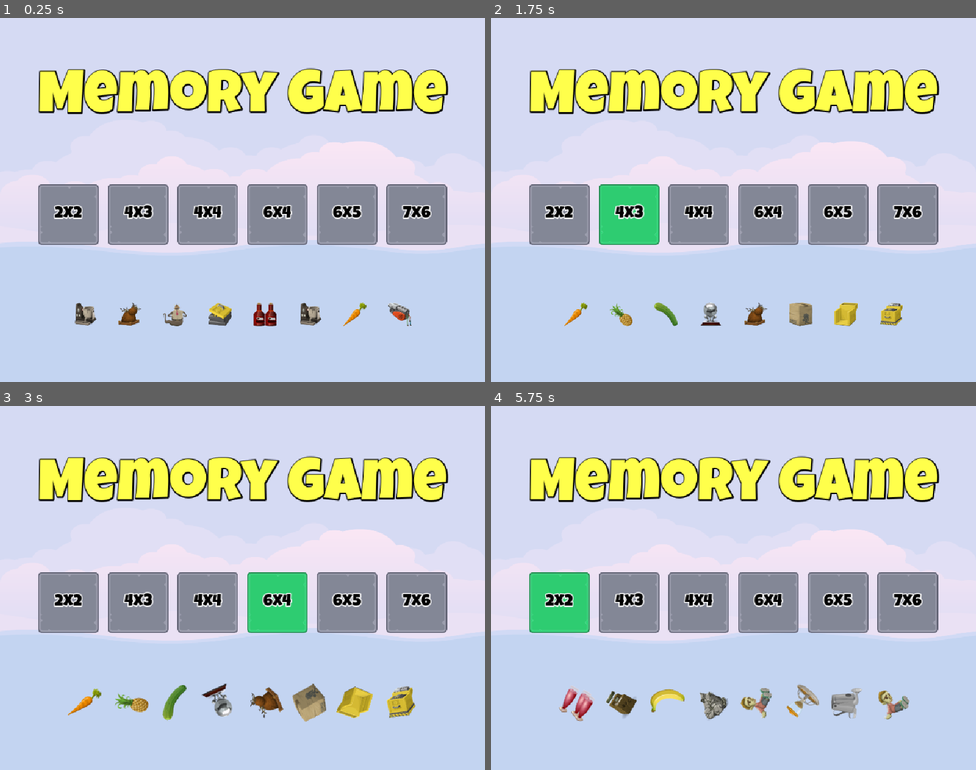
Above: before the commit, frames 1-4 (two rows, left to right).
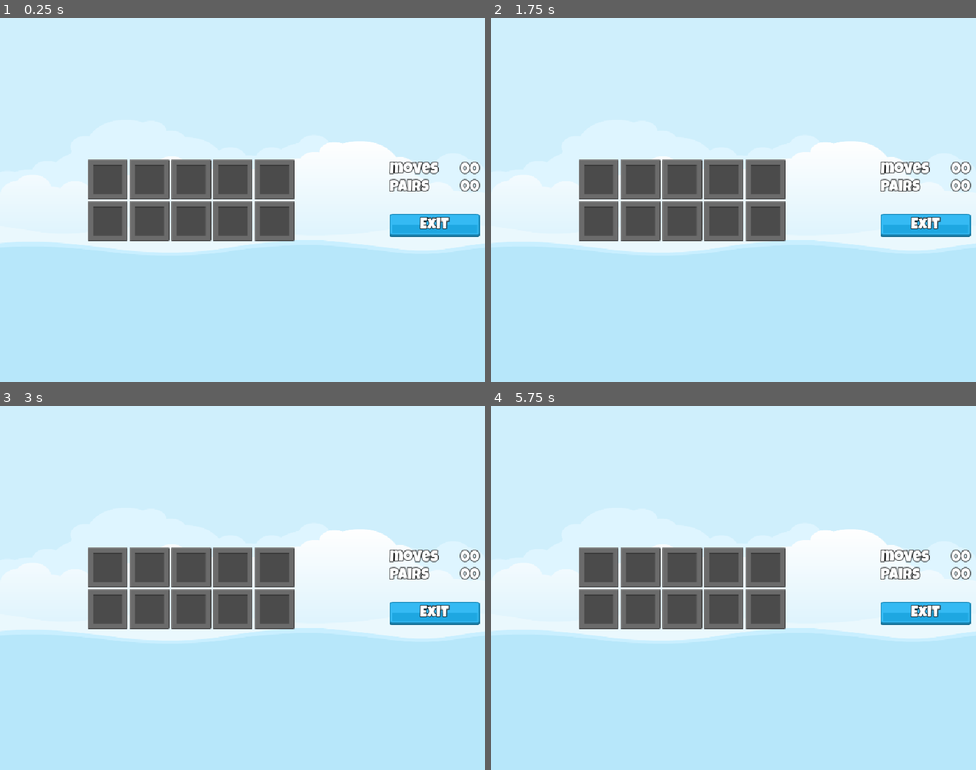
Above: after the commit, the same moments.

Repository: Hombolygo/Memory
Game: Godot game, scene res://Scenes/Master/Master.tscn
The game is run twice, just before and just after one commit, with the same random seed, the same clock (stepped at 60 frames per second) and the same inputs.
Inputs (mouse positions are in pixels of both pictures, inside the frame that each line leads up to):
- Up to frame 1 (0.25 s): no input
- Up to frame 2 (1.75 s): click (558, 214) at 0.5 s, where only the run before the commit has a clickable "2x2"; click (626, 214) at 1.25 s, where only the run before the commit has a clickable "4x3"
- Up to frame 3 (3 s): click (208, 602) at 2 s, where only the run before the commit has a clickable "4x4"; click (276, 602) at 2.75 s, where only the run before the commit has a clickable "6x4"
- Up to frame 4 (5.75 s): click (835, 602) at 3.5 s, where only the run before the commit has a clickable "6x5"; click (908, 602) at 4.25 s, where only the run before the commit has a clickable "7x6"; click (558, 602) at 5 s, where only the run before the commit has a clickable "2x2"

The runs differ from the first frame. In frame 1, 27% of the frame differs, in the area x 7-100%, y 13-85%; in frame 2, 27%; in frame 3, 28%, in the area x 7-100%, y 13-87%; in frame 4, 27%.

Commit message:
added game scene, layout without script

Diff:
--- /dev/null
+++ b/Resources/white_32_labelsettings.tres
@@ -0,0 +1,9 @@
+[gd_resource type="LabelSettings" load_steps=2 format=3 uid="uid://ymqj6qkn4heq"]
+
+[ext_resource type="FontFile" uid="uid://bskirw06ex4ke" path="res://assets/fonts/LuckiestGuy-Regular.ttf" id="1_1biar"]
+
+[resource]
+font = ExtResource("1_1biar")
+font_size = 32
+outline_size = 5
+outline_color = Color(0, 0, 0, 1)
--- /dev/null
+++ b/Scenes/Game/Game.tscn
@@ -0,0 +1,135 @@
+[gd_scene load_steps=5 format=3 uid="uid://ce83a11mhh7r"]
+
+[ext_resource type="Texture2D" uid="uid://dw3w0yx58ef67" path="res://assets/frames/hidden_frame_blank.png" id="1_gwu2e"]
+[ext_resource type="LabelSettings" uid="uid://ymqj6qkn4heq" path="res://Resources/white_32_labelsettings.tres" id="2_ln2h6"]
+[ext_resource type="Texture2D" uid="uid://bwngsqm6sduag" path="res://assets/ui/blue_button00.png" id="2_xbxml"]
+[ext_resource type="Texture2D" uid="uid://ywtwa3nwt5p3" path="res://assets/ui/green_button00.png" id="4_y3kpf"]
+
+[node name="Game" type="Control"]
+layout_mode = 3
+anchors_preset = 15
+anchor_right = 1.0
+anchor_bottom = 1.0
+grow_horizontal = 2
+grow_vertical = 2
+
+[node name="HBoxContainer2" type="HBoxContainer" parent="."]
+layout_mode = 1
+anchors_preset = 15
+anchor_right = 1.0
+anchor_bottom = 1.0
+grow_horizontal = 2
+grow_vertical = 2
+
+[node name="GridContainer" type="GridContainer" parent="HBoxContainer2"]
+layout_mode = 2
+size_flags_horizontal = 6
+size_flags_vertical = 4
+columns = 5
+
+[node name="TextureRect" type="TextureRect" parent="HBoxContainer2/GridContainer"]
+layout_mode = 2
+texture = ExtResource("1_gwu2e")
+
+[node name="TextureRect8" type="TextureRect" parent="HBoxContainer2/GridContainer"]
+layout_mode = 2
+texture = ExtResource("1_gwu2e")
+
+[node name="TextureRect9" type="TextureRect" parent="HBoxContainer2/GridContainer"]
+layout_mode = 2
+texture = ExtResource("1_gwu2e")
+
+[node name="TextureRect10" type="TextureRect" parent="HBoxContainer2/GridContainer"]
+layout_mode = 2
+texture = ExtResource("1_gwu2e")
+
+[node name="TextureRect2" type="TextureRect" parent="HBoxContainer2/GridContainer"]
+layout_mode = 2
+texture = ExtResource("1_gwu2e")
+
+[node name="TextureRect3" type="TextureRect" parent="HBoxContainer2/GridContainer"]
+layout_mode = 2
+texture = ExtResource("1_gwu2e")
+
+[node name="TextureRect4" type="TextureRect" parent="HBoxContainer2/GridContainer"]
+layout_mode = 2
+texture = ExtResource("1_gwu2e")
+
+[node name="TextureRect5" type="TextureRect" parent="HBoxContainer2/GridContainer"]
+layout_mode = 2
+texture = ExtResource("1_gwu2e")
+
+[node name="TextureRect6" type="TextureRect" parent="HBoxContainer2/GridContainer"]
+layout_mode = 2
+texture = ExtResource("1_gwu2e")
+
+[node name="TextureRect7" type="TextureRect" parent="HBoxContainer2/GridContainer"]
+layout_mode = 2
+texture = ExtResource("1_gwu2e")
+
+[node name="MarginContainer" type="MarginContainer" parent="HBoxContainer2"]
+custom_minimum_size = Vector2(200, 0)
+layout_mode = 2
+theme_override_constants/margin_left = 12
+theme_override_constants/margin_right = 12
+
+[node name="VBoxContainer" type="VBoxContainer" parent="HBoxContainer2/MarginContainer"]
+layout_mode = 2
+size_flags_vertical = 4
+
+[node name="HBoxContainer" type="HBoxContainer" parent="HBoxContainer2/MarginContainer/VBoxContainer"]
+layout_mode = 2
+
+[node name="Label" type="Label" parent="HBoxContainer2/MarginContainer/VBoxContainer/HBoxContainer"]
+layout_mode = 2
+size_flags_horizontal = 3
+text = "moves"
+label_settings = ExtResource("2_ln2h6")
+
+[node name="MovesLabel" type="Label" parent="HBoxContainer2/MarginContainer/VBoxContainer/HBoxContainer"]
+layout_mode = 2
+text = "00"
+label_settings = ExtResource("2_ln2h6")
+
+[node name="HBoxContainer2" type="HBoxContainer" parent="HBoxContainer2/MarginContainer/VBoxContainer"]
+layout_mode = 2
+
+[node name="Label" type="Label" parent="HBoxContainer2/MarginContainer/VBoxContainer/HBoxContainer2"]
+layout_mode = 2
+size_flags_horizontal = 3
+text = "Pairs"
+label_settings = ExtResource("2_ln2h6")
+
+[node name="PairsLabel" type="Label" parent="HBoxContainer2/MarginContainer/VBoxContainer/HBoxContainer2"]
+layout_mode = 2
+text = "00"
+label_settings = ExtResource("2_ln2h6")
+
+[node name="Control" type="Control" parent="HBoxContainer2/MarginContainer/VBoxContainer"]
+custom_minimum_size = Vector2(0, 30)
+layout_mode = 2
+
+[node name="ExitButton" type="TextureButton" parent="HBoxContainer2/MarginContainer/VBoxContainer"]
+layout_mode = 2
+size_flags_horizontal = 4
+size_flags_vertical = 4
+texture_normal = ExtResource("2_xbxml")
+texture_pressed = ExtResource("4_y3kpf")
+
+[node name="Label" type="Label" parent="HBoxContainer2/MarginContainer/VBoxContainer/ExitButton"]
+layout_mode = 1
+anchors_preset = 8
+anchor_left = 0.5
+anchor_top = 0.5
+anchor_right = 0.5
+anchor_bottom = 0.5
+offset_left = -30.5
+offset_top = -16.5
+offset_right = 30.5
+offset_bottom = 16.5
+grow_horizontal = 2
+grow_vertical = 2
+text = "Exit"
+label_settings = ExtResource("2_ln2h6")
+horizontal_alignment = 1
+vertical_alignment = 1
--- a/Scenes/Master/Master.tscn
+++ b/Scenes/Master/Master.tscn
@@ -1,8 +1,9 @@
-[gd_scene load_steps=4 format=3 uid="uid://d06rh1ssc3vic"]
+[gd_scene load_steps=5 format=3 uid="uid://d06rh1ssc3vic"]
 
 [ext_resource type="Texture2D" uid="uid://cehtk3i8ayp27" path="res://assets/images/backgroundEmpty.png" id="1_h6g34"]
 [ext_resource type="Script" uid="uid://kf6yxom65q8w" path="res://Scenes/Master/Master.gd" id="1_o4rt4"]
 [ext_resource type="PackedScene" uid="uid://c500kuwqj1ejv" path="res://Scenes/Main/Main.tscn" id="3_7tgqy"]
+[ext_resource type="PackedScene" uid="uid://ce83a11mhh7r" path="res://Scenes/Game/Game.tscn" id="4_1t0lv"]
 
 [node name="Master" type="Control"]
 layout_mode = 3
@@ -26,4 +27,8 @@
 [node name="Music" type="AudioStreamPlayer" parent="."]
 
 [node name="Main" parent="." instance=ExtResource("3_7tgqy")]
+visible = false
 layout_mode = 1
+
+[node name="Game" parent="." instance=ExtResource("4_1t0lv")]
+layout_mode = 1
